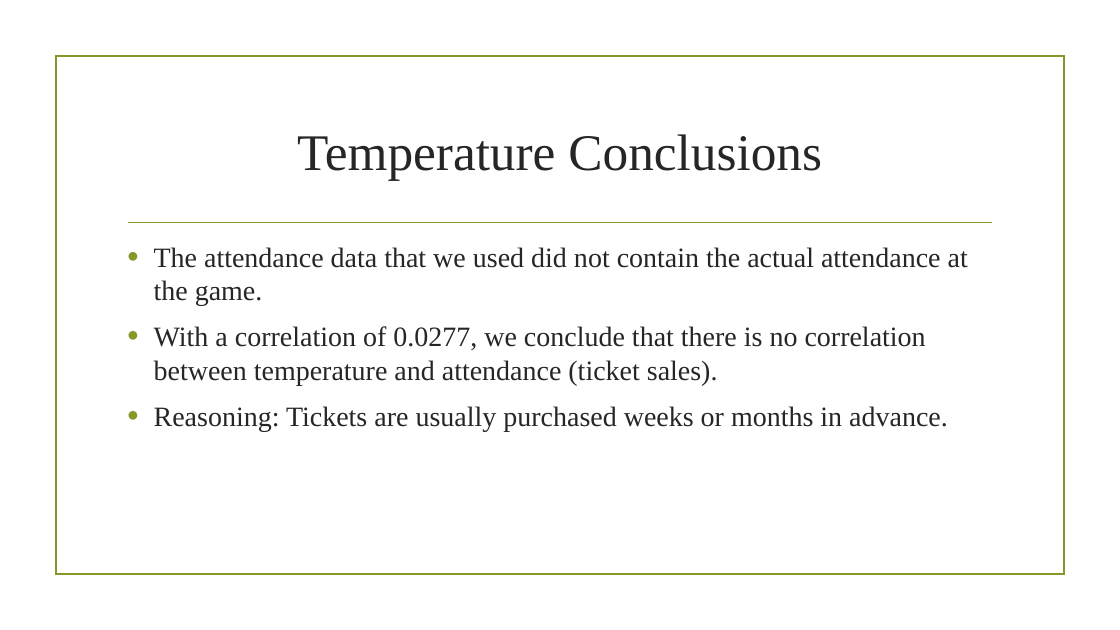
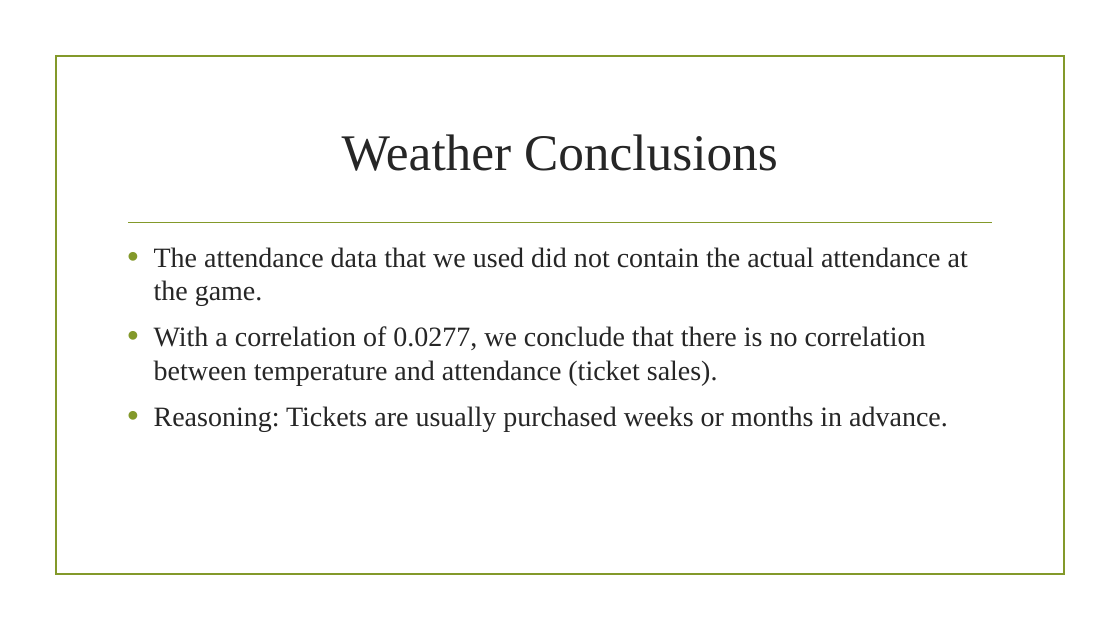
Before and after one commit to Dshashek/Red-Team-Project-1, a slide deck: slide 25 of Slides/Red Team Presentation.pptx (slide 23 before the commit). Drawn at 1120x630 pixels with LibreOffice and Linux fonts; fonts in the diff are those of the drawing; background and template pictures are left out. Boxes give left, top, right and bottom in pixels: in the first picture for what was removed or moved away, otherwise in the second. Text is boxed around its words. In the diff, an @@ line names an element or a change of style, - is before the commit and + after.

```diff
--- a/Slides/Red Team Presentation.pptx
+++ b/Slides/Red Team Presentation.pptx
@@ title at box(342, 134, 778, 171): text changed @@
-Temperature Conclusions
+Weather Conclusions
```
Also in this commit, not shown: 10 other slides changed, 2 slides added, 5 other files.
